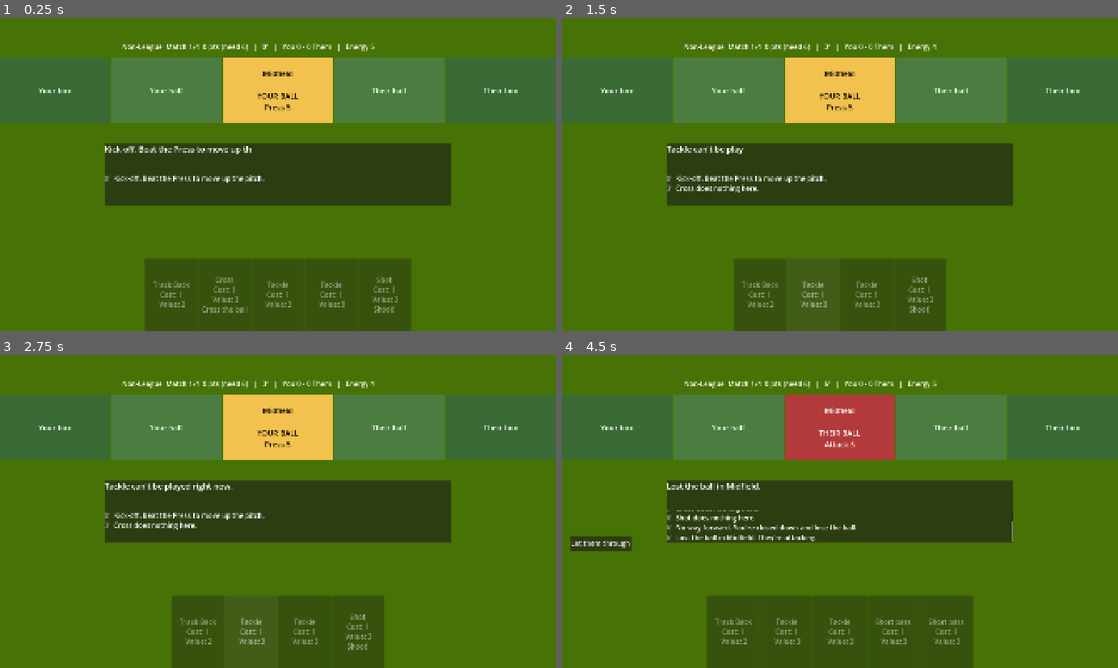
Above: before the commit, frames 1-4 (two rows, left to right).
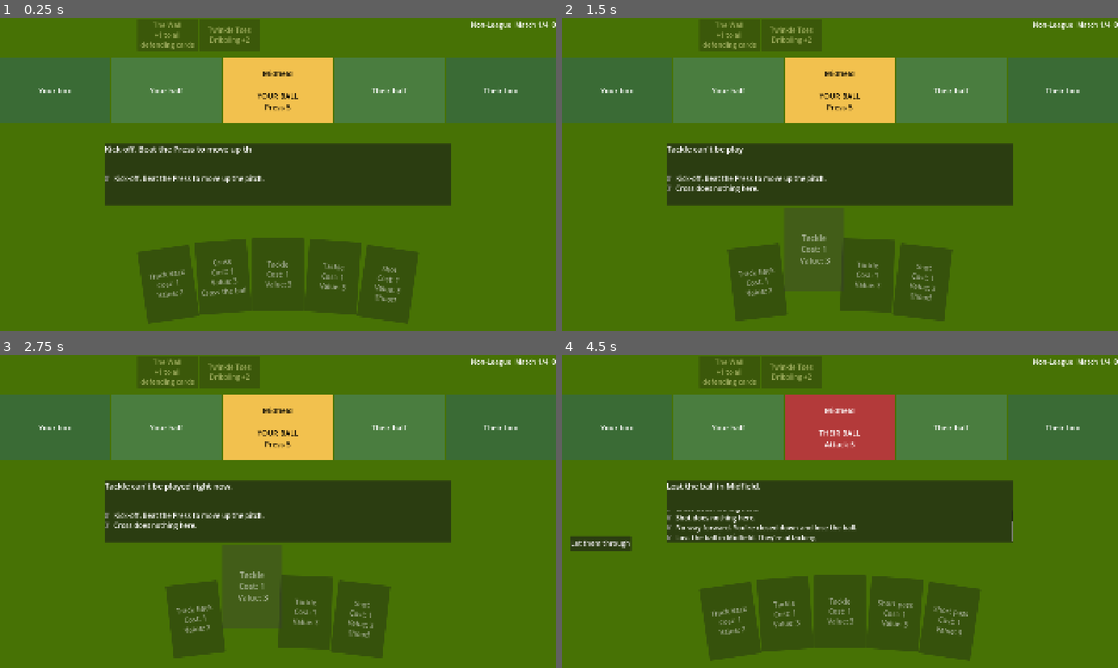
Above: after the commit, the same moments.

Repository: pauleverton/card-collection-test
Game: Godot game, scene res://Scenes/match_slice.tscn
Same seed, same stepped clock (60 frames per second), same inputs: the game is played once before the commit and once after it. This scene is started directly instead of the project's main scene.
Inputs:
- Up to frame 1 (0.25 s): no input
- Up to frame 2 (1.5 s): click "Cross Cost: 1 Value: 3 Cross …" at 0.5 s; click "Tackle Cost: 1 Value: 3" at 1.25 s
- Up to frame 3 (2.75 s): click "Tackle Cost: 1 Value: 3" at 2 s
- Up to frame 4 (4.5 s): click "Tackle Cost: 1 Value: 3" at 2.75 s; click "Tackle Cost: 1 Value: 3" at 3.5 s; click "Shot Cost: 1 Value: 3 Shoot!" at 4.25 s

The runs differ from the first frame. In frame 1, 8.8% of the frame differs, in the area x 21-100%, y 0-100%; in frame 2, 6.4%; in frame 3, 6.4%; in frame 4, 8.7%.

Commit message:
updated deck view + player cards

Diff:
--- /dev/null
+++ b/Resources/Players/twinkle_toes.tres
@@ -0,0 +1,11 @@
+[gd_resource type="Resource" script_class="PlayerCard" format=3 uid="uid://bd2nq1s1l2m7g"]
+
+[ext_resource type="Script" uid="uid://b8dxl7yvw3hj" path="res://Scripts/player_card.gd" id="1_oak6u"]
+
+[resource]
+script = ExtResource("1_oak6u")
+display_name = "Twinkle Toes"
+description = "Dribbling +2"
+boosts_tags = "dribble"
+bonus = 2
+metadata/_custom_type_script = "uid://b8dxl7yvw3hj"
--- a/Resources/lump_clear.tres
+++ b/Resources/lump_clear.tres
@@ -9,5 +9,5 @@
 card_type = "defending"
 base_value = 3
 usable_when = "defending"
-description = "Only in your box or half. Boot it 3 zones upfield but surrender possession."
+description = "Clear it 3 zones and surrender possession"
 metadata/_custom_type_script = "uid://c7aob23hi7te0"
--- a/Scenes/action_card_ui.tscn
+++ b/Scenes/action_card_ui.tscn
@@ -3,11 +3,6 @@
 [ext_resource type="Script" uid="uid://cqj05fhaxavq4" path="res://Scripts/action_card_ui.gd" id="1_s5uji"]
 
 [node name="ActionCardUi_tscn" type="Button" unique_id=429835350]
-anchors_preset = -1
-anchor_right = 0.99300003
-anchor_bottom = 1.0
-offset_left = 546.0
-offset_top = 340.0
-offset_right = -771.56006
-offset_bottom = -561.0
+offset_right = 8.0
+offset_bottom = 8.0
 script = ExtResource("1_s5uji")
--- a/Scenes/hand.tscn
+++ b/Scenes/hand.tscn
@@ -2,6 +2,7 @@
 
 [ext_resource type="Script" uid="uid://c6cgib8dvph07" path="res://Scripts/hand.gd" id="1_f6hnx"]
 
-[node name="Hand" type="HBoxContainer" unique_id=1534953697]
-alignment = 1
+[node name="Hand" type="Control" unique_id=1290399388]
+layout_mode = 3
+anchors_preset = 0
 script = ExtResource("1_f6hnx")
--- a/Scenes/match_slice.tscn
+++ b/Scenes/match_slice.tscn
@@ -23,6 +23,7 @@
 color = Color(0.27701452, 0.44654077, 0.02145871, 1)
 
 [node name="Hand" parent="." unique_id=1534953697 instance=ExtResource("1_b5xid")]
+custom_minimum_size = Vector2(0, 320)
 layout_mode = 1
 anchors_preset = 12
 anchor_top = 1.0
@@ -33,10 +34,10 @@
 
 [node name="InfoLabel" type="Label" parent="." unique_id=429595187]
 layout_mode = 0
-offset_left = 421.0
-offset_top = 83.0
-offset_right = 705.0
-offset_bottom = 119.0
+offset_left = 1626.0
+offset_top = 7.0
+offset_right = 1910.0
+offset_bottom = 43.0
 
 [node name="Pitch" type="HBoxContainer" parent="." unique_id=959226060]
 layout_mode = 1
@@ -137,7 +138,7 @@
 
 [node name="SquadBar" type="HBoxContainer" parent="." unique_id=1721132799]
 layout_mode = 0
-offset_left = 389.0
-offset_top = 77.0
-offset_right = 1358.0
-offset_bottom = 181.0
+offset_left = 474.0
+offset_top = 4.0
+offset_right = 1443.0
+offset_bottom = 108.0
--- a/Scripts/action_data.gd
+++ b/Scripts/action_data.gd
@@ -1,13 +1,14 @@
 # action_data.gd
+@tool
 class_name ActionData
 extends Resource
 
 @export var id: String
 @export var display_name: String
 @export var energy_cost: int = 1
-@export_enum("pass","overlap", "dribble","lump_clear", "long_ball", "cross", "shot", "tackle", "press", "block","track_back","retain") var tag: String = "pass"
+@export var tag: String = "pass"
+@export var card_type: String = "attacking"
 @export_enum("common","rare","special") var card_rarity:String="common"
-@export_enum("attacking","defending","move","utility") var card_type:String="attacking"
 @export var base_value: int = 1
 @export var draw_count: int = 0
 @export var energy_boost: int = 0
@@ -16,3 +17,12 @@
 @export_multiline var description: String
 @export var upgrades_to: ActionData
 @export var is_upgraded: bool = false
+
+## Turns tag and card_type into dropdowns built from CardTags, so there's only one list.
+func _validate_property(property: Dictionary) -> void:
+	if property.name == "tag":
+		property.hint = PROPERTY_HINT_ENUM
+		property.hint_string = ",".join(CardTags.TAGS)
+	elif property.name == "card_type":
+		property.hint = PROPERTY_HINT_ENUM
+		property.hint_string = ",".join(CardTags.TYPES)
--- /dev/null
+++ b/Scripts/card_tags.gd
@@ -0,0 +1,9 @@
+@tool
+class_name CardTags
+extends RefCounted
+## The ONE list of card tags and types. Add new ones here and nowhere else:
+## every dropdown (cards and players) reads from these.
+
+const TAGS := ["pass", "dribble", "long_ball", "cross", "shot", "tackle",
+		"track_back", "block", "overlap", "retain", "lump_clear"]
+const TYPES := ["attacking", "defending", "move", "utility"]
--- a/Scripts/deck_state.gd
+++ b/Scripts/deck_state.gd
@@ -4,6 +4,8 @@
 var draw_pile: Array = []
 var hand: Array = []
 var discard_pile: Array = []
+
+const MAX_HAND_SIZE := 10
 
 func start_match(deck: Array) -> void:
 	draw_pile = deck.duplicate()
@@ -13,6 +15,8 @@
 
 func draw(count: int) -> void:
 	for i in count:
+		if hand.size() >= MAX_HAND_SIZE:
+			return
 		if draw_pile.is_empty():
 			draw_pile = discard_pile.duplicate()
 			discard_pile.clear()
--- a/Scripts/hand.gd
+++ b/Scripts/hand.gd
@@ -1,8 +1,19 @@
-extends HBoxContainer
+extends Control
 
 signal card_played(card: ActionData)
 
 const CARD_UI = preload("res://Scenes/action_card_ui.tscn")
+const CARD_SIZE := Vector2(180, 250)
+const MAX_SPACING := 180.0     ## distance between cards when there's plenty of room
+const FAN_MAX_ANGLE := 12.0    ## tilt of the outermost cards, in degrees
+const FAN_MAX_DROP := 45.0     ## how much lower the outermost cards sit
+const FULL_FAN_CARDS := 7      ## hands smaller than this curve a bit less
+const HOVER_LIFT := 70.0
+const HOVER_SCALE := 1.15
+const MAX_HAND_WIDTH := 1000.0  ## the fan never spreads wider than this
+
+func _ready() -> void:
+	resized.connect(_layout)   ## re-arrange if the window size changes
 
 func refresh() -> void:
 	for child in get_children():
@@ -12,4 +23,53 @@
 		var ui = CARD_UI.instantiate()
 		ui.setup(card)
 		ui.card_clicked.connect(func(c): card_played.emit(c))
+		ui.mouse_entered.connect(_on_hover.bind(ui, true))
+		ui.mouse_exited.connect(_on_hover.bind(ui, false))
 		add_child(ui)
+	_layout()
+
+## Place every card: spread out if there's room, overlapping if not, in a gentle fan.
+func _layout() -> void:
+	var cards := get_children()
+	var n := cards.size()
+	if n == 0:
+		return
+	var usable_width: float = min(size.x, MAX_HAND_WIDTH)
+	var spacing := MAX_SPACING
+	if n > 1:
+		spacing = min(MAX_SPACING, (usable_width - CARD_SIZE.x) / (n - 1))
+	if n > 1:
+		spacing = min(MAX_SPACING, (size.x - CARD_SIZE.x) / (n - 1))
+	var total_width := spacing * (n - 1) + CARD_SIZE.x
+	var start_x := (size.x - total_width) / 2.0
+	var middle := (n - 1) / 2.0
+	## Small hands curve less, so 2 or 3 cards don't look oddly splayed.
+	var spread: float = min(n, FULL_FAN_CARDS) / float(FULL_FAN_CARDS)
+	for i in n:
+		var ui: Control = cards[i]
+		var t := 0.0                       ## -1 = far left, 0 = centre, +1 = far right
+		if n > 1:
+			t = (i - middle) / middle
+		ui.size = CARD_SIZE
+		ui.pivot_offset = Vector2(CARD_SIZE.x / 2.0, CARD_SIZE.y)   ## pivot at the bottom, like a held card
+		ui.position = Vector2(start_x + i * spacing, t * t * FAN_MAX_DROP * spread)
+		ui.rotation_degrees = t * FAN_MAX_ANGLE * spread
+		ui.scale = Vector2.ONE
+		ui.z_index = i
+		ui.set_meta("rest_y", ui.position.y)
+		ui.set_meta("rest_rotation", ui.rotation_degrees)
+		ui.set_meta("rest_z", i)
+
+## Hovering lifts, straightens and enlarges a card, and brings it to the front.
+func _on_hover(ui: Control, hovering: bool) -> void:
+	var tween := create_tween().set_parallel(true)
+	if hovering:
+		ui.z_index = 100
+		tween.tween_property(ui, "position:y", ui.get_meta("rest_y") - HOVER_LIFT, 0.1)
+		tween.tween_property(ui, "rotation_degrees", 0.0, 0.1)
+		tween.tween_property(ui, "scale", Vector2.ONE * HOVER_SCALE, 0.1)
+	else:
+		ui.z_index = ui.get_meta("rest_z")
+		tween.tween_property(ui, "position:y", ui.get_meta("rest_y"), 0.1)
+		tween.tween_property(ui, "rotation_degrees", ui.get_meta("rest_rotation"), 0.1)
+		tween.tween_property(ui, "scale", Vector2.ONE, 0.1)
--- a/Scripts/match_slice.gd
+++ b/Scripts/match_slice.gd
@@ -11,7 +11,8 @@
 @onready var full_time_background = $FullTimePanel/Background
 @onready var commentary_headline = $CommentaryBox/VBox/Headline
 @onready var commentary_log = $CommentaryBox/VBox/Log
-
+const PLAYER_UI = preload("res://Scenes/player_card_ui.tscn")
+@onready var squad_bar = $SquadBar
 
 var pitch := PitchMatch.new()
 
@@ -30,6 +31,11 @@
 	continue_button.pressed.connect(_on_continue)
 	full_time_panel.visible = false
 	_say("Kick-off. Beat the Press to move up the pitch.")
+	for p in RunState.squad:
+		var ui = PLAYER_UI.instantiate()
+		ui.setup(p)
+		ui.disabled = true          ## display only during a match
+		squad_bar.add_child(ui)
 	refresh_all()
 
 # ---------- Player actions ----------
@@ -137,6 +143,8 @@
 			# --- You attacking ---
 			"attempt":
 				var outcome: String = "made it!" if e["success"] else "stopped."
+				if not e["helpers"].is_empty():
+					lines.append("   (boosted by %s)" % ", ".join(e["helpers"]))
 				lines.append("%s %d vs Press %d: %s" % [e["card"], e["power"], e["target"], outcome])
 			"advance":
 				lines.append("Ball moves into %s." % e["zone"])
--- a/Scripts/pitch_match.gd
+++ b/Scripts/pitch_match.gd
@@ -114,7 +114,7 @@
 	return _odds_to_beat(quality, _our_keeper_pile, OUR_KEEPER_DECK)
 
 func power_of(card: ActionData) -> int:
-	return card.base_value + next_bonus
+	return card.base_value + next_bonus + RunState.squad_bonus(card)
 
 ## Can this card be played in the current possession?
 func is_right_phase(card: ActionData) -> bool:
@@ -513,6 +513,3 @@
 	minute = MATCH_LENGTH - MINUTES_PER_ACTION
 	_tick_clock(events)
 	return events
-
-##func power_of(card: ActionData) -> int:
-	##return card.base_value + next_bonus + RunState.squad_bonus(card)
--- a/Scripts/player_card.gd
+++ b/Scripts/player_card.gd
@@ -1,19 +1,27 @@
+@tool
 class_name PlayerCard
 extends Resource
 
 @export var display_name: String = ""
 @export_multiline var description: String = ""
 @export var rarity: String = "common"
-## Boost cards of this card_type ("" = don't filter by type).
-@export var boosts_type: String = ""
-## Or boost only these tags, e.g. ["cross"] (empty = don't filter by tag).
-@export var boosts_tags: Array[String] = []
+@export var boosts_type: String = "any"
+@export var boosts_tags: String = "any"
 @export var bonus: int = 1
 
 ## How much this player adds to a given card.
 func bonus_for(card: ActionData) -> int:
-	if boosts_type != "" and card.card_type != boosts_type:
+	if boosts_type != "any" and card.card_type != boosts_type:
 		return 0
-	if not boosts_tags.is_empty() and not card.tag in boosts_tags:
+	if boosts_tags != "any" and card.tag != boosts_tags:
 		return 0
 	return bonus
+
+## Dropdowns built from the same lists as the cards, plus "any".
+func _validate_property(property: Dictionary) -> void:
+	if property.name == "boosts_tags":
+		property.hint = PROPERTY_HINT_ENUM
+		property.hint_string = ",".join(["any"] + CardTags.TAGS)
+	elif property.name == "boosts_type":
+		property.hint = PROPERTY_HINT_ENUM
+		property.hint_string = ",".join(["any"] + CardTags.TYPES)
--- a/Scripts/player_card_ui.gd
+++ b/Scripts/player_card_ui.gd
@@ -5,7 +5,7 @@
 var player: PlayerCard
 
 func _ready() -> void:
-	custom_minimum_size = Vector2(150, 90)
+	custom_minimum_size = Vector2(210, 90)
 	autowrap_mode = TextServer.AUTOWRAP_WORD_SMART
 	pressed.connect(func(): player_clicked.emit(player))
 
--- a/Scripts/run_state.gd
+++ b/Scripts/run_state.gd
@@ -32,6 +32,7 @@
 	new_run()
 	squad.clear()
 	squad.append(load("res://Resources/Players/the_wall.tres"))   ## TEMPORARY, for testing
+	squad.append(load("res://Resources/Players/twinkle_toes.tres"))
 
 func new_run() -> void:
 	deck.clear()
Not shown, added: Scripts/card_tags.gd.uid
